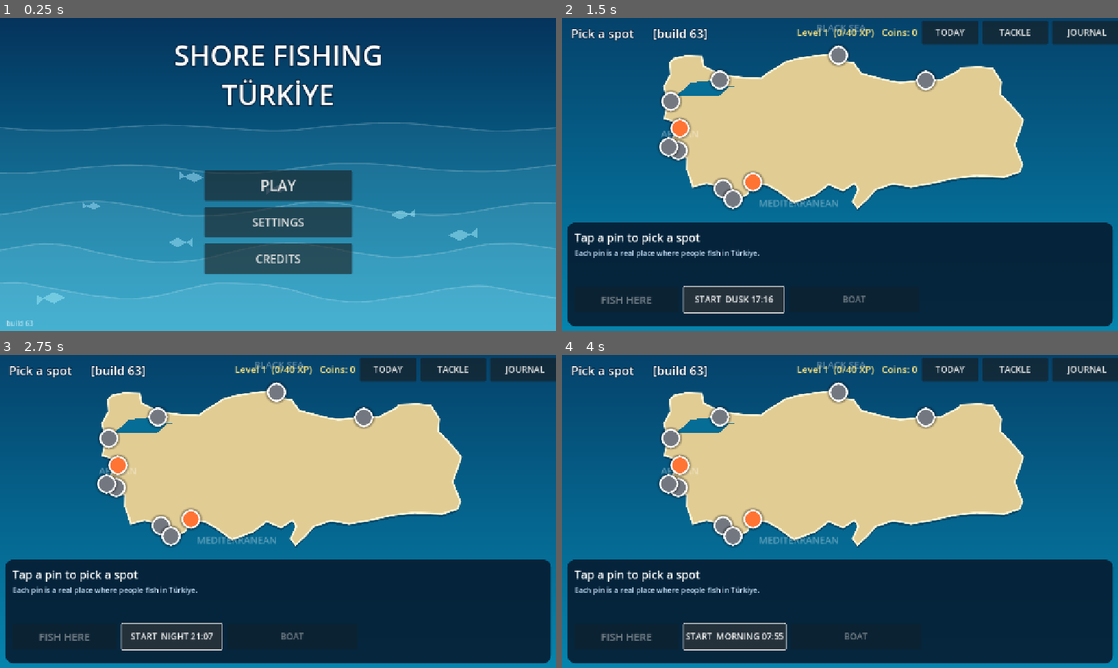
Above: before the commit, frames 1-4 (two rows, left to right).
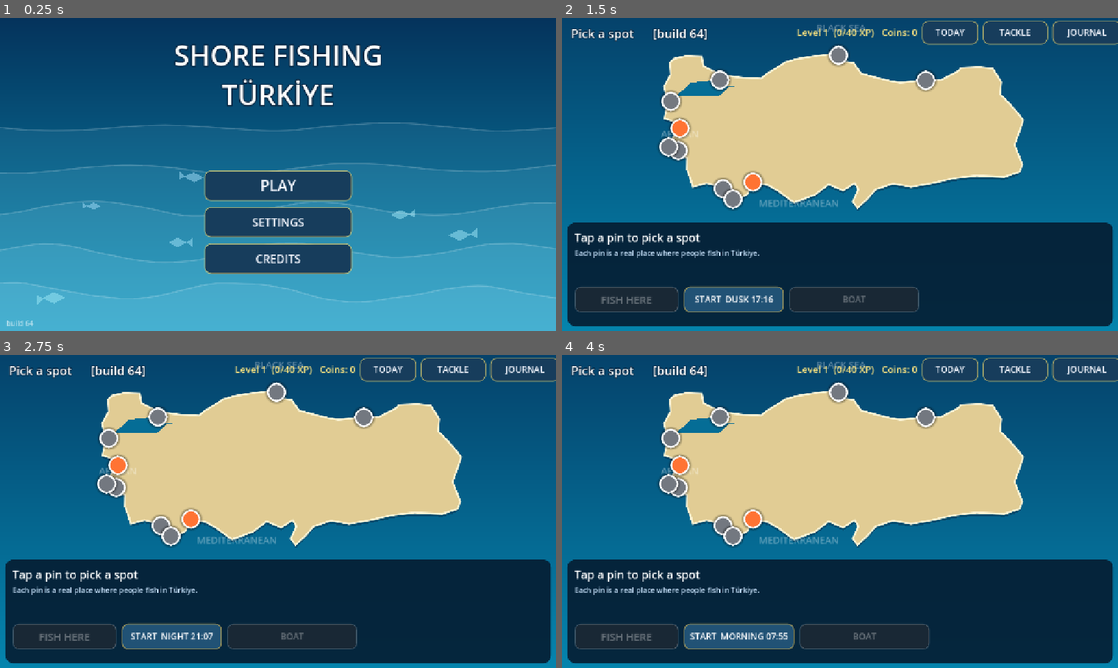
Above: after the commit, the same moments.

Repository: nextlevelcorp/godot_fishing_rpg
Game: Godot game, scene res://title_screen.tscn
Same seed, same stepped clock (60 frames per second), same inputs: the game is played once before the commit and once after it.
Inputs:
- Up to frame 1 (0.25 s): no input
- Up to frame 2 (1.5 s): click "PLAY" at 0.5 s; click "START MORNING 07:55" at 1.25 s
- Up to frame 3 (2.75 s): click "START DUSK 17:16" at 2 s
- Up to frame 4 (4 s): click "START NIGHT 21:07" at 2.75 s; click "START DAWN 05:45" at 3.5 s

The runs differ from the first frame. In frame 1, 1.4% of the frame differs, in the area x 5-64%, y 48-99%; in frame 2, 4.5%; in frame 3, 4.5%; in frame 4, 4.7%, in the area x 2-100%, y 0-95%.

Commit message:
feat: one UI theme for every screen, lit and shadowed rocks (build 64)
From the visual review: buttons and panels on the title, map and shore share one
code-built theme (navy with a gold edge, rounded, gold when pressed) instead of Godot's
default grey. Rocks on rocky spots get a soft shadow down-right, a lit face up-left and a
dark rim, with light from the top left as the art brief says; their outlines are built
once instead of every frame. TECHNICAL_ARCHITECTURE.md brought up to date (aspect
expand, sample-based audio, theme).

Co-Authored-By: Claude Opus 5.5 <noreply@anthropic.com>
Claude-Session: https://claude.ai/code/session_01HLtjWBZvxzhjVtsJywwULp

Diff:
--- a/game_session.gd
+++ b/game_session.gd
@@ -11,7 +11,7 @@
 
 ## Shown on screen so a player can tell a fresh deploy from a page the browser cached.
 ## Bump it with every build that changes behaviour.
-const BUILD := "build 63"
+const BUILD := "build 64"
 const SAVE_PATH := "user://save.cfg"
 const SAVE_VERSION := 1
 const START_RIG := "shore_spinning_rig"
--- a/shore_fishing.gd
+++ b/shore_fishing.gd
@@ -321,7 +321,16 @@
 				var a := TAU * float(i) / 9.0
 				pts.append(c + Vector2(cos(a) * r * rng.randf_range(0.75, 1.1), sin(a) * r * rng.randf_range(0.6, 0.95)))
 			var shade := rng.randf_range(0.85, 1.15)
-			_rocks.append({"pts": pts, "color": Color(base.r * shade, base.g * shade, base.b * shade), "c": c, "r": r})
+			# Light from the top left (art brief): a soft shadow down-right, a lit face up-left, a dark rim.
+			var shadow := PackedVector2Array()
+			var lit := PackedVector2Array()
+			for q in pts:
+				shadow.append(q + Vector2(7.0, 9.0))
+				lit.append(c + (q - c) * 0.62 + Vector2(-0.16, -0.20) * r)
+			var edge := pts.duplicate()
+			edge.append(pts[0])
+			_rocks.append({"pts": pts, "color": Color(base.r * shade, base.g * shade, base.b * shade), "c": c, "r": r,
+				"shadow": shadow, "lit": lit, "edge": edge})
 			x += rng.randf_range(46.0, 80.0)
 	elif kind == "beach":
 		var x2 := -HALF_WIDTH
@@ -664,6 +673,7 @@
 	var ui := Control.new()
 	ui.set_anchors_and_offsets_preset(Control.PRESET_FULL_RECT)
 	ui.mouse_filter = Control.MOUSE_FILTER_IGNORE
+	ui.theme = UiTheme.get_theme()
 	layer.add_child(ui)
 	_hud_root = ui
 	_weather = WeatherFx.new()
@@ -2610,10 +2620,10 @@
 				continue
 			var pts: PackedVector2Array = rock["pts"]
 			var col: Color = rock["color"]
+			draw_colored_polygon(rock["shadow"], Color(0.04, 0.08, 0.12, 0.28))
 			draw_colored_polygon(pts, col)
-			var edge := pts.duplicate()
-			edge.append(pts[0])
-			draw_polyline(edge, col.lightened(0.18), 2.0)
+			draw_colored_polygon(rock["lit"], col.lightened(0.14))
+			draw_polyline(rock["edge"], Color(0.22, 0.15, 0.10, 0.8), 2.0)
 			var rc: Vector2 = rock["c"]
 			if rc.y < 25.0:
 				var rr: float = rock["r"]
--- a/title_screen.gd
+++ b/title_screen.gd
@@ -26,6 +26,7 @@
 func _ready() -> void:
 	set_anchors_and_offsets_preset(Control.PRESET_FULL_RECT)
 	GameSession.load_once()
+	theme = UiTheme.get_theme()
 	add_child(DeviceGuard.new())
 	_noise.noise_type = FastNoiseLite.TYPE_PERLIN
 	_noise.frequency = 0.4
--- a/turkey_map.gd
+++ b/turkey_map.gd
@@ -87,6 +87,7 @@
 func _ready() -> void:
 	set_anchors_and_offsets_preset(Control.PRESET_FULL_RECT)
 	GameSession.load_once()
+	theme = UiTheme.get_theme()
 	add_child(DeviceGuard.new())
 	_build_header()
 	_build_pins()
--- /dev/null
+++ b/ui_theme.gd
@@ -0,0 +1,44 @@
+## One look for every button and panel: deep-sea navy with a warm gold edge, rounded corners, and a
+## gold fill when pressed. Built in code (no .tres) and set on each screen's root Control, so every
+## Button and PanelContainer below it uses it unless it sets its own style.
+class_name UiTheme
+extends RefCounted
+
+const NAVY := Color(0.09, 0.24, 0.36)
+const NAVY_HOVER := Color(0.13, 0.32, 0.46)
+const GOLD := Color(0.95, 0.75, 0.30)
+const EDGE := Color(1.0, 0.85, 0.40, 0.60)
+const PANEL := Color(0.02, 0.10, 0.18, 0.95)
+
+static var _cached: Theme
+
+
+static func get_theme() -> Theme:
+	if _cached != null:
+		return _cached
+	var t := Theme.new()
+	t.set_stylebox("normal", "Button", _box(NAVY, EDGE))
+	t.set_stylebox("hover", "Button", _box(NAVY_HOVER, EDGE))
+	t.set_stylebox("pressed", "Button", _box(GOLD, GOLD.lightened(0.2)))
+	t.set_stylebox("focus", "Button", StyleBoxEmpty.new())
+	t.set_stylebox("disabled", "Button", _box(Color(0.12, 0.16, 0.20, 0.8), Color(1.0, 1.0, 1.0, 0.15)))
+	t.set_color("font_color", "Button", Color(0.96, 0.97, 1.0))
+	t.set_color("font_hover_color", "Button", Color.WHITE)
+	t.set_color("font_pressed_color", "Button", Color(0.10, 0.08, 0.04))
+	t.set_color("font_disabled_color", "Button", Color(1.0, 1.0, 1.0, 0.35))
+	t.set_stylebox("panel", "PanelContainer", _box(PANEL, EDGE, 18))
+	_cached = t
+	return t
+
+
+static func _box(bg: Color, edge: Color, radius: int = 14) -> StyleBoxFlat:
+	var sb := StyleBoxFlat.new()
+	sb.bg_color = bg
+	sb.border_color = edge
+	sb.set_border_width_all(2)
+	sb.set_corner_radius_all(radius)
+	sb.content_margin_left = 14.0
+	sb.content_margin_right = 14.0
+	sb.content_margin_top = 8.0
+	sb.content_margin_bottom = 8.0
+	return sb
Not shown, changed: TECHNICAL_ARCHITECTURE.md
